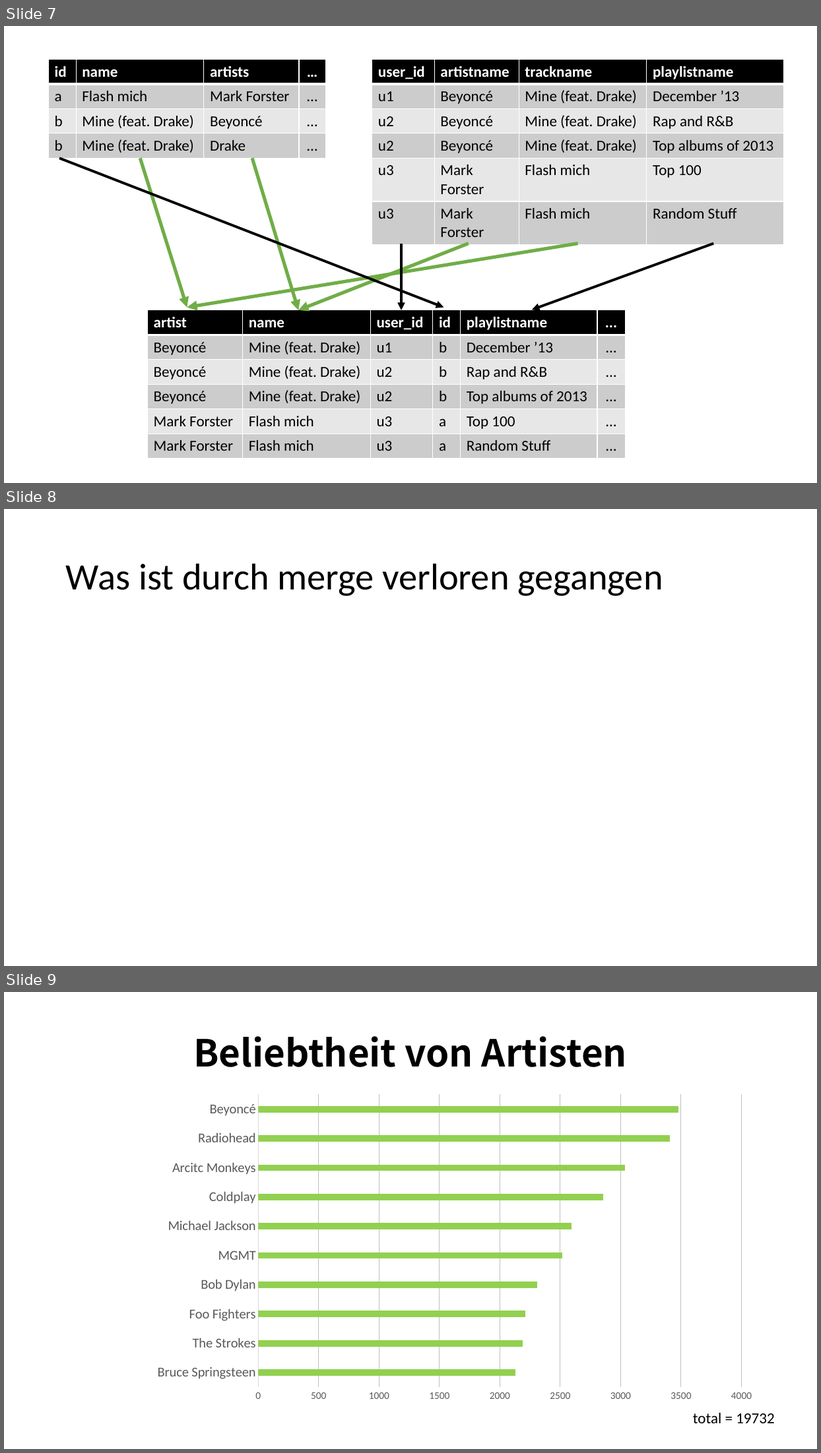
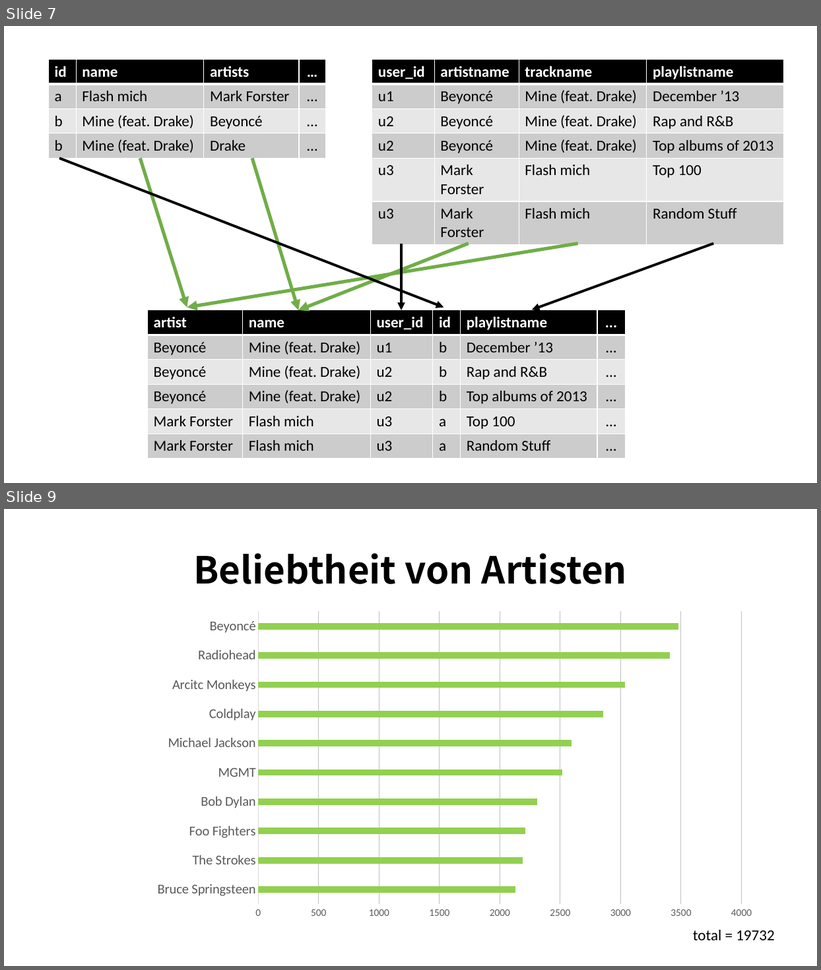
Before and after one commit to eric-kaufmann/spotify_analysis, a slide deck: spotify_analysis.pptx. Shown one above the other, each under a label of ours: slides 7, 8 and 9 before the commit, slides 7 and 9 after it; the slides between them are not shown. The pictures are 821x1453 and 821x970 pixels, drawn with LibreOffice and Linux fonts; fonts in the diff are those of the drawing. Boxes give left, top, right and bottom in pixels: in the first picture for what was removed or moved away, otherwise in the second. Text is boxed around its words. In the diff, an @@ line names an element or a change of style, - is before the commit and + after.

```diff
--- a/spotify_analysis.pptx
+++ b/spotify_analysis.pptx
@@ slide 8 removed at <box>4,509,817,966</box>, background #FFFFFF @@
@@ title removed at <box>66,563,663,596</box> @@
-Was ist durch merge verloren gegangen
```
Also in this commit, not shown: 4 slides changed, 2 slides added, 1 other slide removed, 1 other file.
